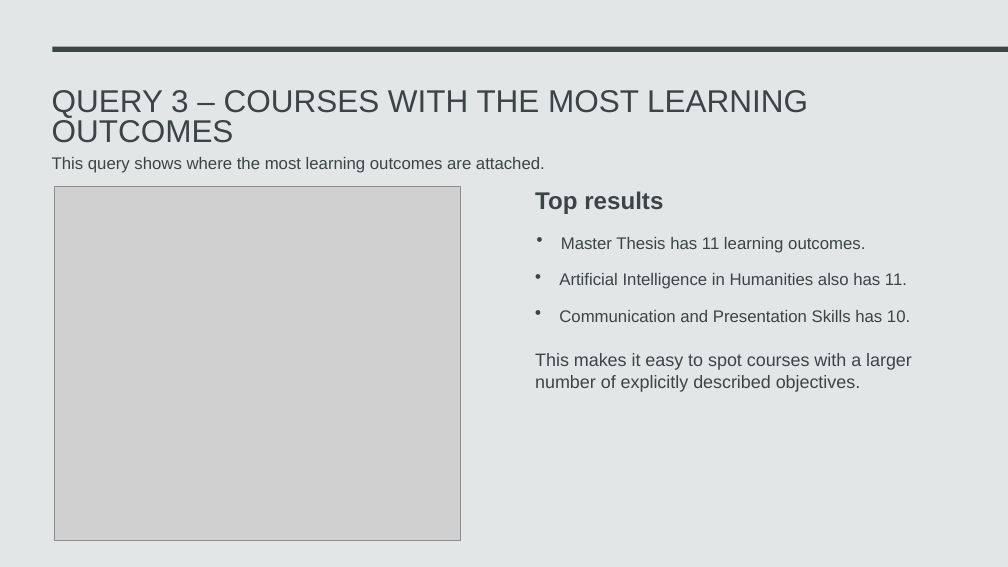
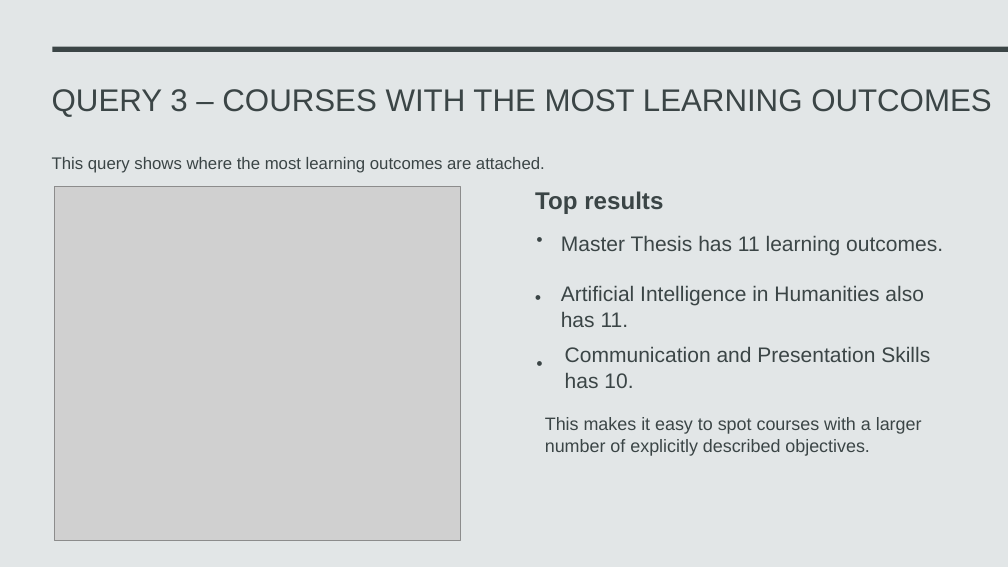
Before and after one commit to nilzellym/KMS-Knowledge-Graph, a slide deck: slide 10 of KnowledgeManagement_Graph.pptx. Drawn at 1008x567 pixels with LibreOffice and Linux fonts; fonts in the diff are those of the drawing; grey boxes stand for pictures. Boxes give left, top, right and bottom in pixels: in the first picture for what was removed or moved away, otherwise in the second. Text is boxed around its words. In the diff, an @@ line names an element or a change of style, - is before the commit and + after.

```diff
--- a/KnowledgeManagement_Graph.pptx
+++ b/KnowledgeManagement_Graph.pptx
@@ title "QUERY 3 – COURSES WITH ..." at (52,89,991,117): size 30 to 29.8 pt @@
@@ text "•" rewrapped from (535,266,549,285) to (535,266,545,327) @@
@@ text "Artificial Intelligence in Humanities also ...": place and size @@
-text "Artificial Intelligence in Humanities also ..." at (559,273,907,289)
+text "Artificial Intelligence in Humanities also ..." at (561,286,924,327)
@@ text "•" rewrapped from (535,302,549,321) to (537,337,550,387) @@
@@ size 16 to 20 pt in 3 elements at (561,236,943,255), (561,286,924,327), (565,347,930,388) @@
@@ text "Communication and Presentation Skills has ...": place and size @@
-text "Communication and Presentation Skills has ..." at (559,310,910,322)
+text "Communication and Presentation Skills has ..." at (565,347,930,388)
@@ text "This makes it easy to ...": place and size @@
-text "This makes it easy to ..." at (535,353,912,392)
+text "This makes it easy to ..." at (545,417,922,456)
```
Also in this commit, not shown: 7 other slides changed, 1 other file.
